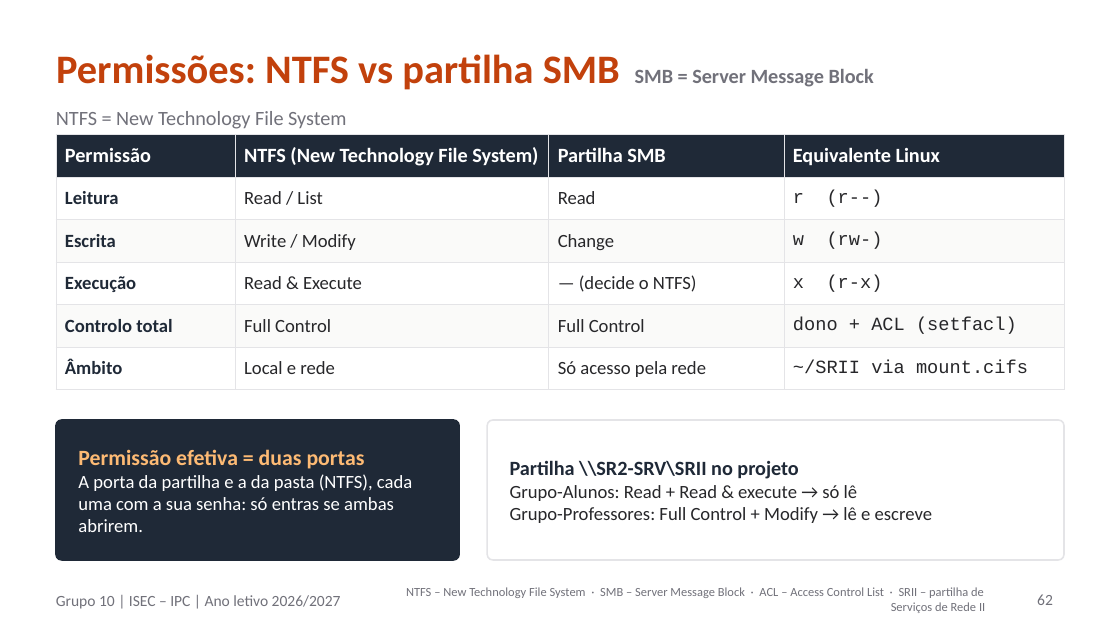
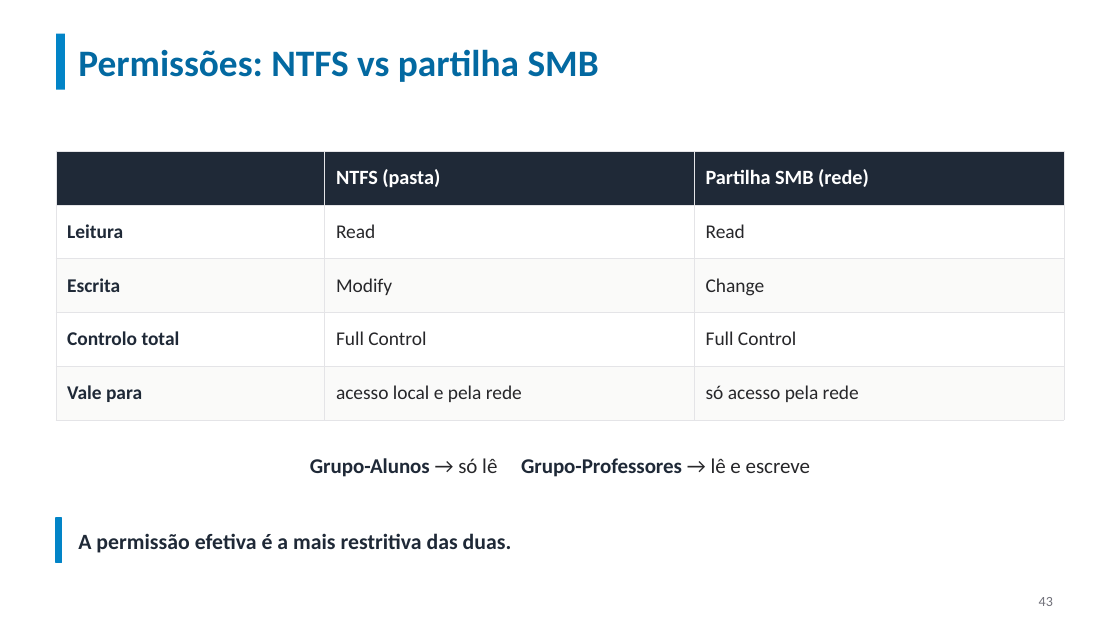
Before and after one commit to orlandonss/TrabalhoSR2, a slide deck: slide 43 of Apresentacoes_Workshop/SR2-2627-Workshop-Grp10-Apresentação-A.pptx (slide 62 before the commit). Drawn at 1120x630 pixels with LibreOffice and Linux fonts; fonts in the diff are those of the drawing. Boxes give left, top, right and bottom in pixels: in the first picture for what was removed or moved away, otherwise in the second. Text is boxed around its words. In the diff, an @@ line names an element or a change of style, - is before the commit and + after.

```diff
--- a/Apresentacoes_Workshop/SR2-2627-Workshop-Grp10-Apresentação-A.pptx
+++ b/Apresentacoes_Workshop/SR2-2627-Workshop-Grp10-Apresentação-A.pptx
@@ rectangle added at (56, 34, 65, 90), fill #0284C7 @@
@@ title at (78, 49, 599, 82): text changed; size 26 to 24 pt; text colour #C2410C to #0369A1 @@
-Permissões: NTFS vs partilha SMB SMB = Server Message Block
+Permissões: NTFS vs partilha SMB
@@ text removed at (56, 111, 346, 129) @@
-NTFS = New Technology File System
@@ table at (56, 151, 1064, 420) @@
-Permissão | NTFS (New Technology File System) | Partilha SMB | Equivalente Linux
-Leitura | Read / List | Read | r (r--)
-Escrita | Write / Modify | Change | w (rw-)
-Execução | Read & Execute | — (decide o NTFS) | x (r-x)
-Controlo total | Full Control | Full Control | dono + ACL (setfacl)
-Âmbito | Local e rede | Só acesso pela rede | ~/SRII via mount.cifs
+ | NTFS (pasta) | Partilha SMB (rede)
+Leitura | Read | Read
+Escrita | Modify | Change
+Controlo total | Full Control | Full Control
+Vale para | acesso local e pela rede | só acesso pela rede
@@ table: place and size @@
-table at (56, 134, 1064, 381)
+table at (56, 151, 1064, 420)
@@ rounded rectangle removed at (56, 420, 459, 560) @@
@@ text removed at (78, 449, 412, 532) @@
-Permissão efetiva = duas portas
-A porta da partilha e a da pasta (NTFS), cada uma com a sua senha: só entras se ambas abrirem.
@@ rounded rectangle removed at (487, 420, 1064, 560) @@
@@ text at (310, 458, 810, 477): text changed; size 12 to 13.5 pt; text colour #27272A to #1F2937; bold on @@
-Partilha \\SR2-SRV\SRII no projeto
-Grupo-Alunos: Read + Read & execute → só lê
-Grupo-Professores: Full Control + Modify → lê e escreve
+Grupo-Alunos → só lê Grupo-Professores → lê e escreve
@@ rectangle added at (56, 517, 62, 562), fill #0284C7, outline #0284C7 1 pt @@
@@ text added at (78, 533, 512, 553), 14 pt, text #1F2937, bold @@
+A permissão efetiva é a mais restritiva das duas.
@@ text removed at (56, 595, 341, 609) @@
-Grupo 10 | ISEC – IPC | Ano letivo 2026/2027
@@ text removed at (406, 587, 985, 613) @@
-NTFS – New Technology File System · SMB – Server Message Block · ACL – Access Control List · SRII – partilha de Serviços de Rede II
@@ page number at (1039, 597, 1053, 606): text changed; size 10 to 9 pt @@
-62
+43
```
Also in this commit, not shown: 5 other slides changed, 41 slides added, 63 slides removed, 8 other files.
